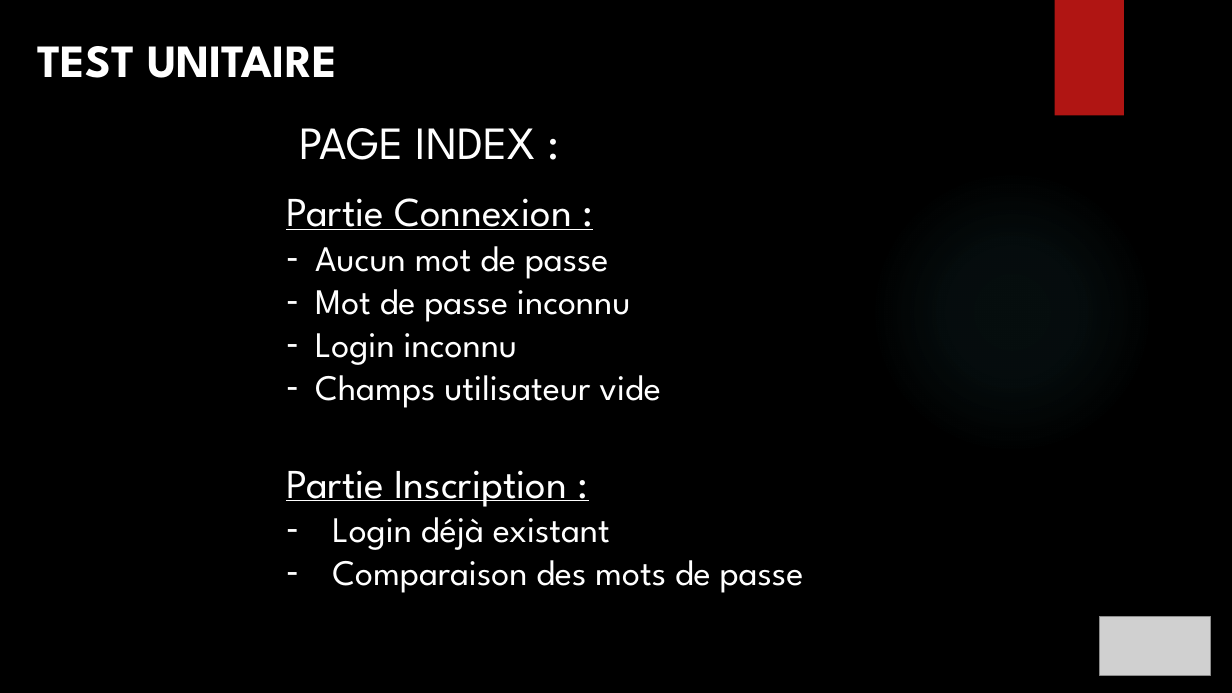
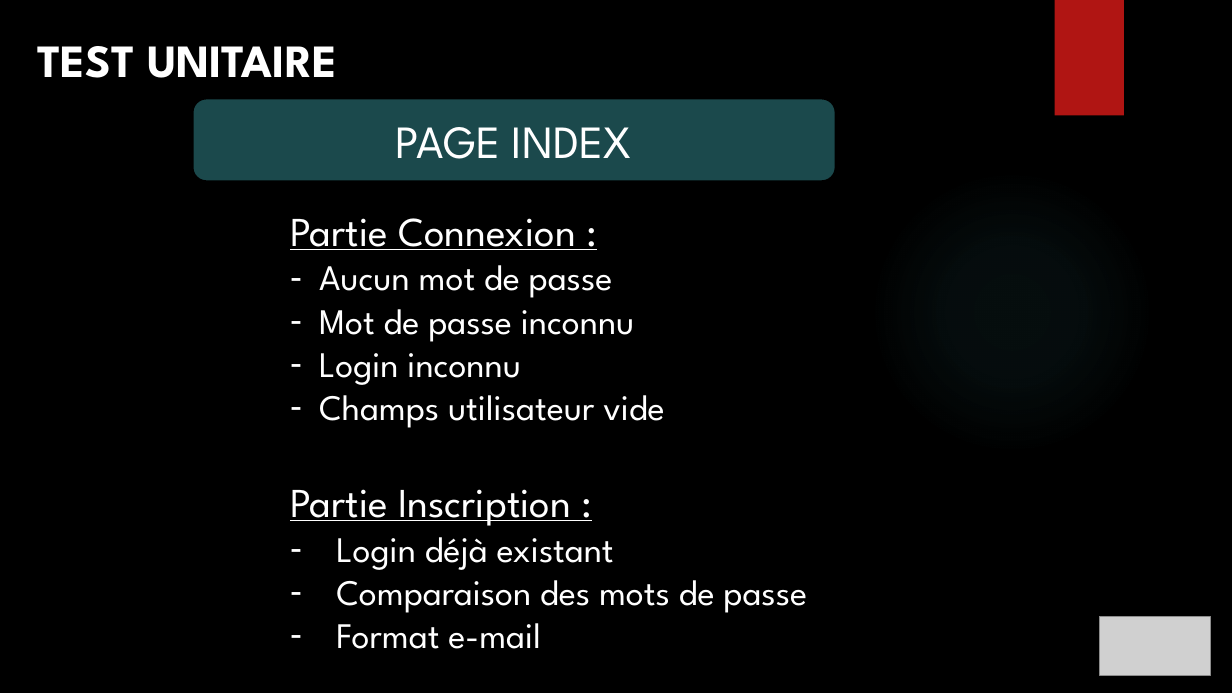
Before and after one commit to ChampemeDylan/UPOP, a slide deck: slide 25 of Présentation UPOP.pptx. Drawn at 1232x693 pixels with LibreOffice and Linux fonts; fonts in the diff are those of the drawing; grey boxes stand for pictures; background and template pictures are left out. Boxes give left, top, right and bottom in pixels: in the first picture for what was removed or moved away, otherwise in the second. Text is boxed around its words. In the diff, an @@ line names an element or a change of style, - is before the commit and + after.

```diff
--- a/Présentation UPOP.pptx
+++ b/Présentation UPOP.pptx
@@ rounded rectangle "PAGE INDEX": place and size @@
-rounded rectangle "PAGE INDEX" at (300,128,535,160)
+rounded rectangle "PAGE INDEX" at (192,99,836,182)
@@ rounded rectangle "PAGE INDEX" at (192,99,836,182): vertical alignment top to middle; fill none to #1B494C; outline none to #000000 1.5 pt @@
@@ text in rounded rectangle at (396,127,632,159): text changed @@
-PAGE INDEX :
+PAGE INDEX
@@ text "Partie Connexion :": place and size @@
-text "Partie Connexion :" at (286,198,804,593)
+text "Partie Connexion :" at (290,218,807,649)
@@ text at (336,612,540,649): paragraph added @@
+– Format e-mail
```
Also in this commit, not shown: 3 other slides changed.
